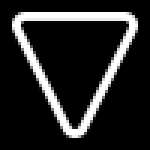
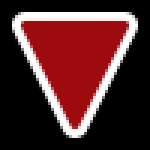
Revision of a layered 150px x 150px image; what changed, layer by layer:
added layer "Triangle Down Red" above "Triangle Down" over [21, 18, 129, 129]
hid "Triangle Down", painted on it over [21, 18, 129, 129]
